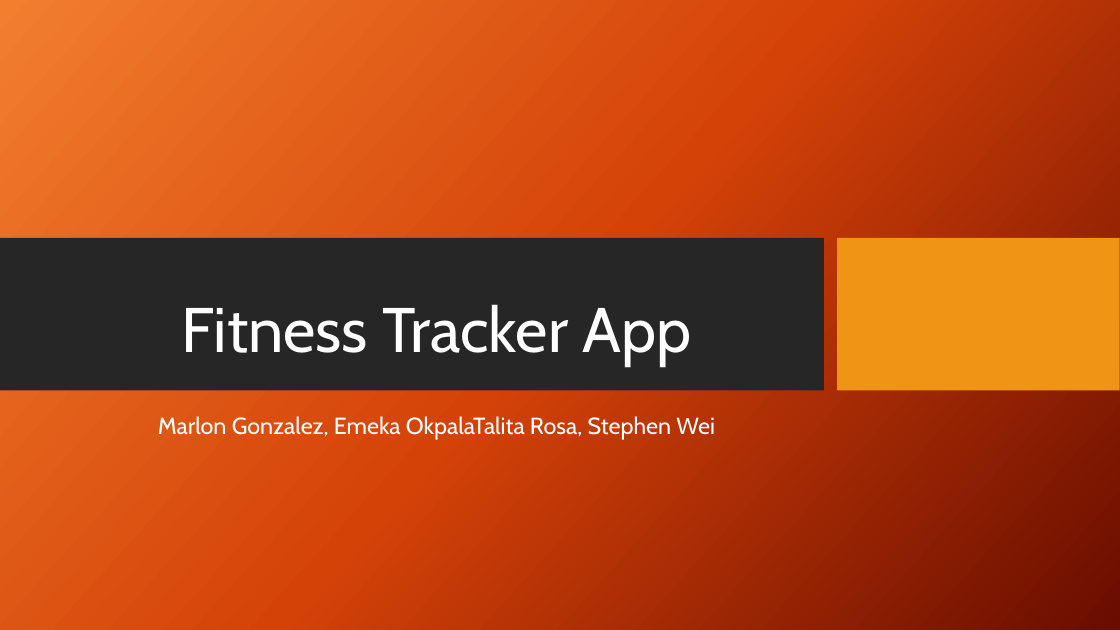
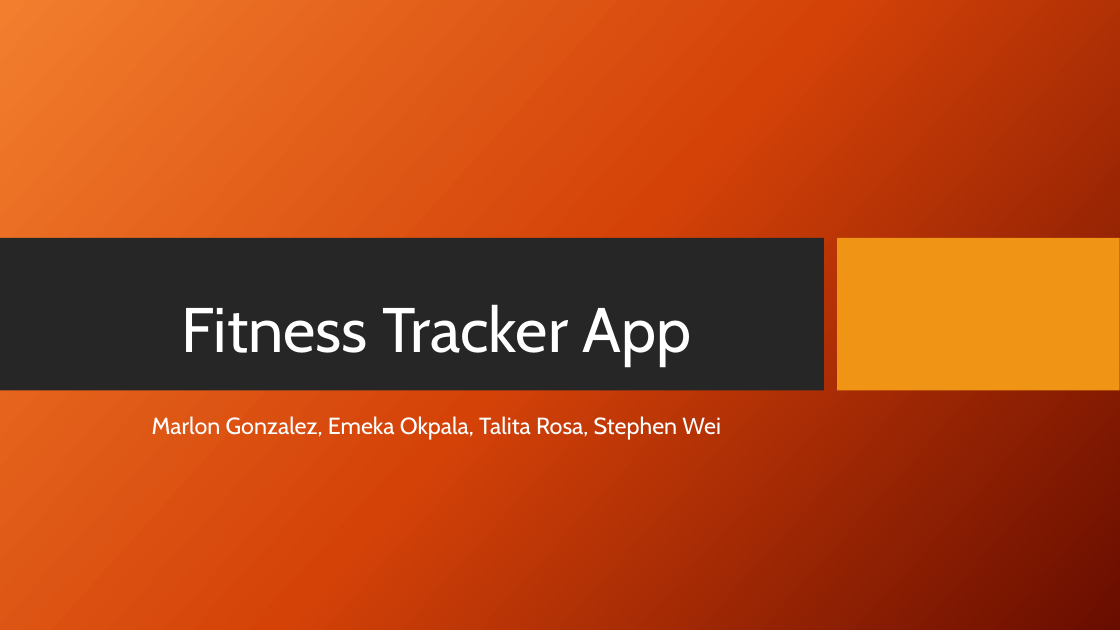
Before and after one commit to stephenw987/Fitness-Tracker, a slide deck: slide 1 of assets/Project03.pptx. Drawn at 1120x630 pixels with LibreOffice and Linux fonts; fonts in the diff are those of the drawing; background and template pictures are left out. Boxes give left, top, right and bottom in pixels: in the first picture for what was removed or moved away, otherwise in the second. Text is boxed around its words. In the diff, an @@ line names an element or a change of style, - is before the commit and + after.

```diff
--- a/assets/Project03.pptx
+++ b/assets/Project03.pptx
@@ subtitle at bbox=[152, 416, 721, 440]: text changed @@
-Marlon Gonzalez, Emeka OkpalaTalita Rosa, Stephen Wei
+Marlon Gonzalez, Emeka Okpala, Talita Rosa, Stephen Wei
```
Also in this commit, not shown: 5 other slides changed.
